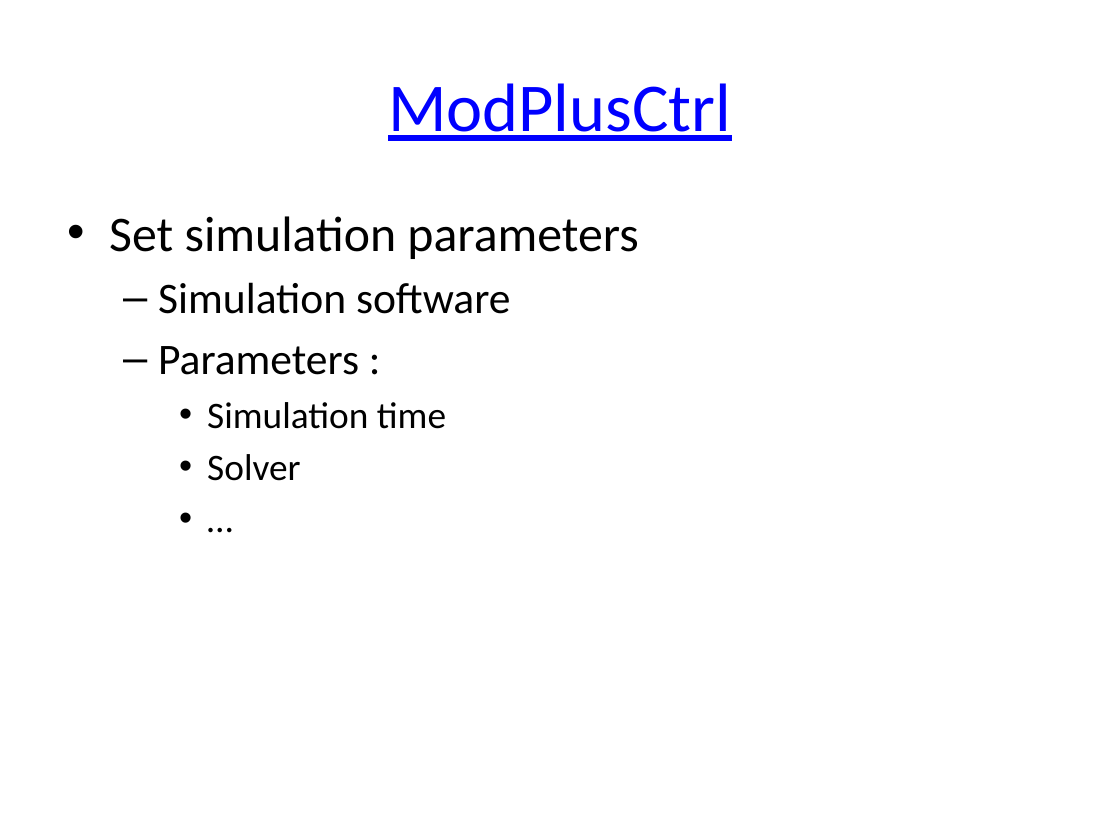
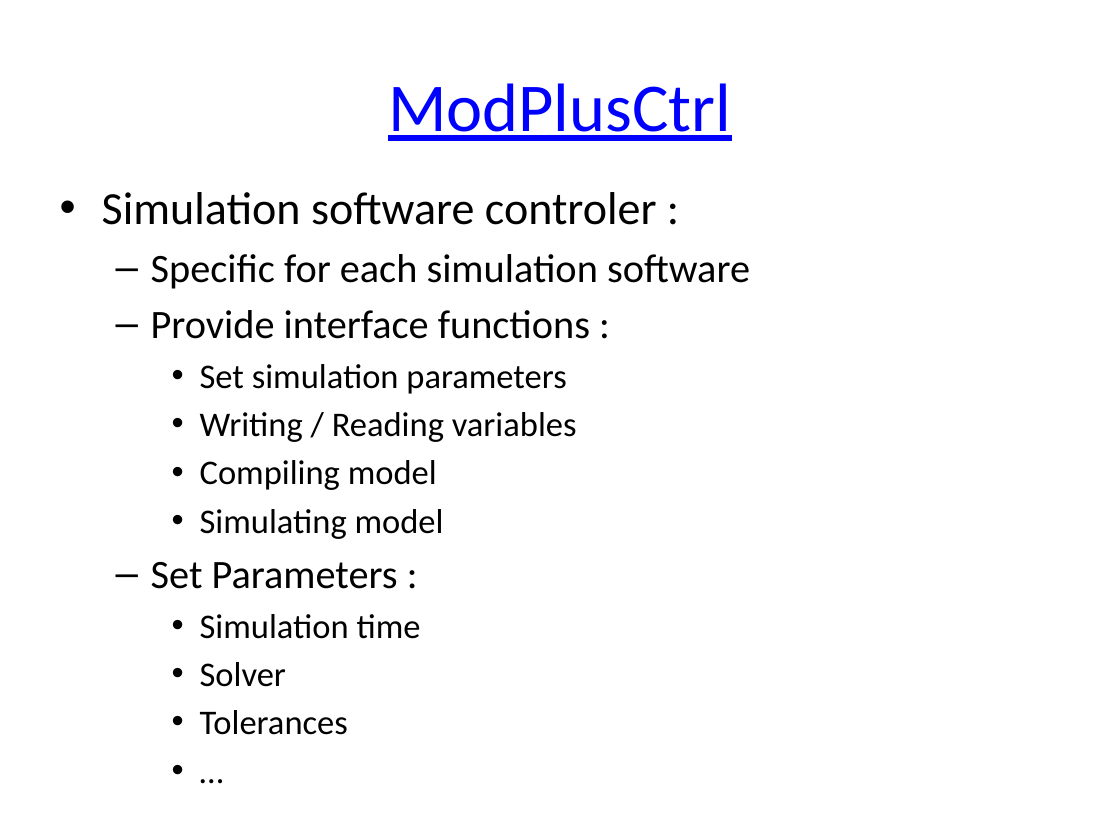
Before and after one commit to OpenModelica/OMOptim, a slide deck: slide 10 of OMOptim/Doc/HowProblemWorks.pptx. Drawn at 1120x840 pixels with LibreOffice and Linux fonts; fonts in the diff are those of the drawing. Boxes give left, top, right and bottom in pixels: in the first picture for what was removed or moved away, otherwise in the second. Text is boxed around its words. In the diff, an @@ line names an element or a change of style, - is before the commit and + after.

```diff
--- a/OMOptim/Doc/HowProblemWorks.pptx
+++ b/OMOptim/Doc/HowProblemWorks.pptx
@@ text "Simulation software controler :": place and size @@
-text "Simulation software controler :" at [109,216,638,481]
+text "Simulation software controler :" at [102,192,750,735]
@@ text at [102,192,750,339]: paragraphs added @@
+• Simulation software controler :
+  – Specific for each simulation software
+  – Provide interface functions :
@@ text at [200,364,566,687]: size 32 to 22.2 pt in "Set simulation parameters"; size 24 to 22.2 pt in "Simulation time", "Solver", "…"; list level 1 to 3 in "Set simulation parameters" @@
@@ text at [151,412,577,589]: text changed; size 28 to 22.2 pt @@
-  – Simulation software
-  – Parameters :
+    • Writing / Reading variables
+    • Compiling model
+    • Simulating model
+  – Set Parameters :
@@ text at [200,710,348,735]: paragraph added @@
+    • Tolerances
```
Also in this commit, not shown: 2 other slides changed, 1 slide added, 27 other files.
